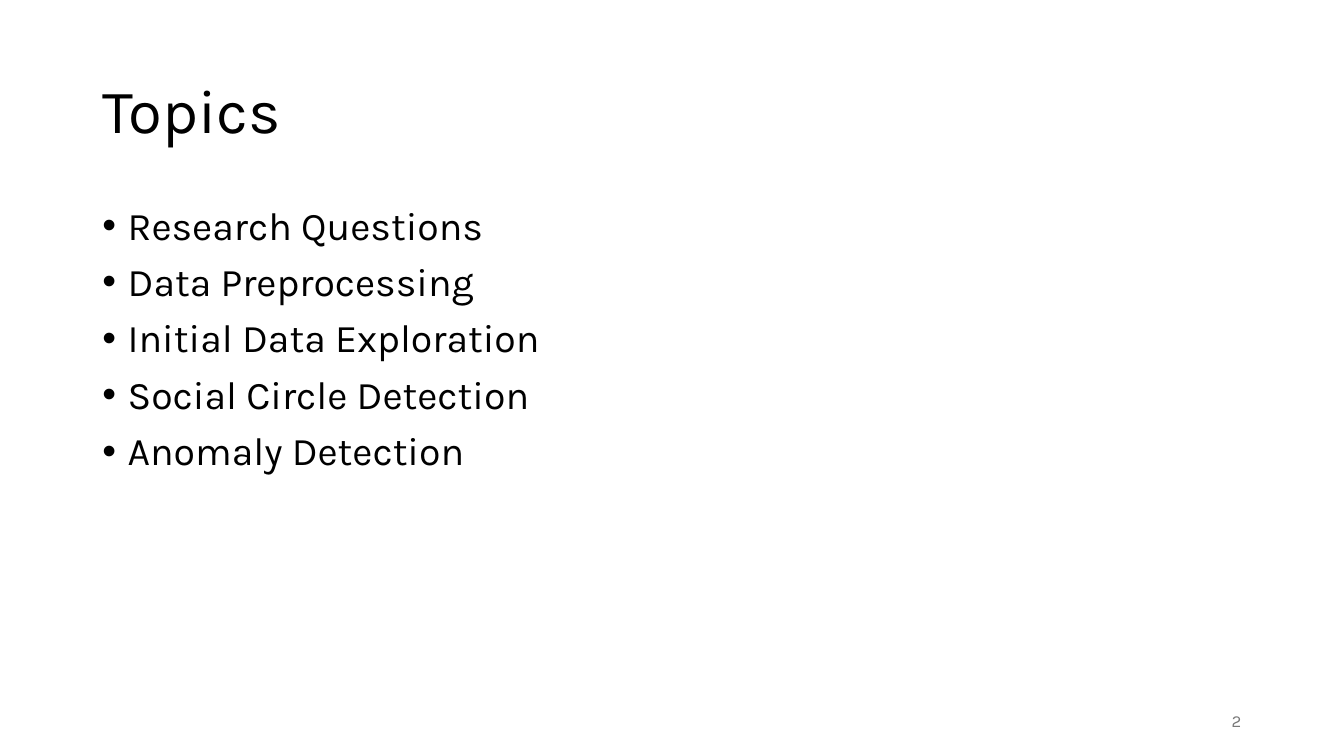
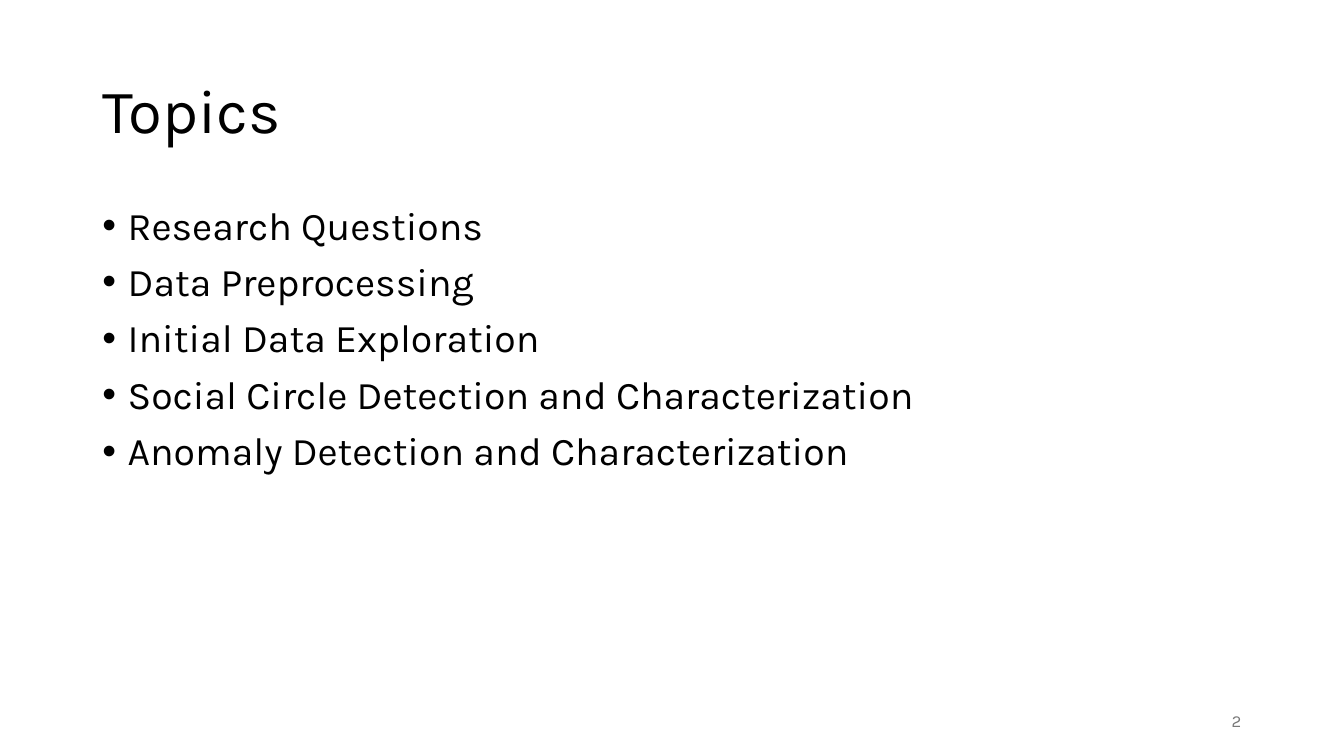
Before and after one commit to jonas-blum/data-mining-1, a slide deck: slide 2 of project/project-presentation-group51.pptx. Drawn at 1344x756 pixels with LibreOffice and Linux fonts; fonts in the diff are those of the drawing. Boxes give left, top, right and bottom in pixels: in the first picture for what was removed or moved away, otherwise in the second. Text is boxed around its words. In the diff, an @@ line names an element or a change of style, - is before the commit and + after.

```diff
--- a/project/project-presentation-group51.pptx
+++ b/project/project-presentation-group51.pptx
@@ text at bbox=[128, 382, 913, 475]: text changed @@
-• Social Circle Detection
-• Anomaly Detection
+• Social Circle Detection and Characterization
+• Anomaly Detection and Characterization
```
Also in this commit, not shown: 6 other slides changed, 1 slide added, 4 slides removed.
